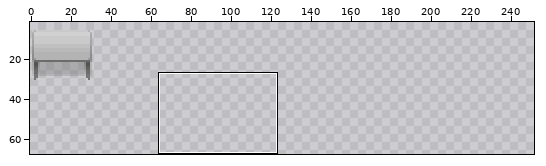
Sprite sheet -- data/art/OBJ_TILESET.png. The picture above shows the old version from afar; the outline marks the close-up.
Close-up. The starting point:
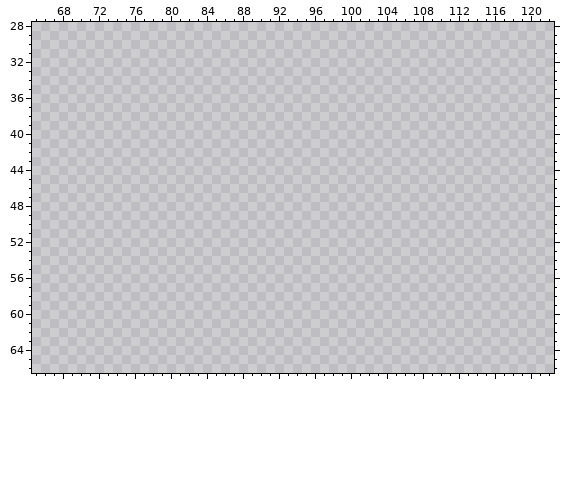
The file is 256x256 pixels. Pixels under 10% opacity are left out. Colours within 5 levels of each other are drawn and written as one. Shown: x 65..122, y 28..66. The wide view leaves out empty margins. The commit also changed other parts of the picture, which this record leaves out.
After:
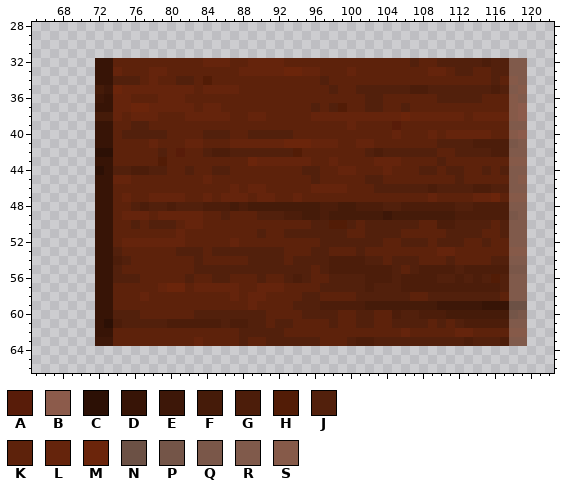
Palette (. is transparent): A #581c09  B #8c5b4b  C #2c1005  D #371406  E #3d1708  F #451b09  G #4c1d0a  H #521c06  J #52200c  K #5d220b  L #65240c  M #6b250b  N #6c5145  P #745548  Q #7a5749  R #805a4b  S #865a49
Changes in this commit:
y 32: x 72..119 ................................................ -> DDKKKKKKKKKKLLLKKLLLLKKKKKKKKKKKKKKJKKJJJJJGJJRR
y 33: x 72..119 ................................................ -> DDLKKKLLKKKKKKKKLLLLLMMLLKKKLKKKKKKKKLLKJJKKJJRR
y 34: x 72..119 ................................................ -> DDJJJKLKKJJKHKKKKKKKKKKKKJKKKKKKKKKKKKKKKKKKJKSR
y 35: x 72..119 ................................................ -> FEMLLLLLLLLKLLLLKKKKKKKKKKJKKJJJJJJGGJJJJJJJGJRS
y 36: x 72..119 ................................................ -> EDLLKKKLLLKKKKKKKKKKKKKKKKKKKKJJKKKKKKJJJJJKKKSR
y 37: x 72..119 ................................................ -> DDLLMMLLLLLKLLKKKKKKKKKKJKJHKKJJKKJKKKKKKKKKKKSB
y 38: x 72..119 ................................................ -> FFLKLLLKKKLLLLLKKLLKKKKKLLLLLLLLLLMLLLLLLKLLLLSB
y 39: x 72..119 ................................................ -> DDKKJJKKKKKKKKKKKKKKKKKKKKKKLKKKKAKKKKKKKKKKKKRR
y 40: x 72..119 ................................................ -> DDKJJJJJKKKKJJJKKJJJJJKKKKKKKKKKKLKKKLKLLLLLKKSB
y 41: x 72..119 ................................................ -> DDKKKKLKKKLLKKKLLLLLLMMMLLLKKLLKKKKKKKJJJJGGGGQR
y 42: x 72..119 ................................................ -> CCKKKKKJKAKKJGGJJJJJJJHKKKKKKKJGJJJJJJKKJJJJGGRR
y 43: x 72..119 ................................................ -> DDKKKKKHKKKKKKKKKMLLLLLLKKLKKKKLLLKKKKJKKKKKKKSS
y 44: x 72..119 ................................................ -> CDJJGGJJKKJKKJJKKKKKKKKJJKKLLKKKLKKKJJKJJKKJKJRR
y 45: x 72..119 ................................................ -> DDLLKKKKKKKKLKKKKKKKKKKKJKKKKKJJKKKKKKKKJKKKKKRS
y 46: x 72..119 ................................................ -> DDKKKKKKKKKKKKKLKLLKKKKKLLLLKKKJJJJJJGJJJJGGJJRR
y 47: x 72..119 ................................................ -> DDKLKKLLLLKKLKLLLKLLKKLKKKKKKKKKKKKKKLKKKKLLMKSS
y 48: x 72..119 ................................................ -> DDKKJGJJGJJJGGGFGFFFFFFFFGGFFGGGJJGGGGGGJJGGGGRR
y 49: x 72..119 ................................................ -> DDKLLLKLLLLLKKJKKKJJJGGFFGFFFFFFEFFFFFFFGGGGGGQR
y 50: x 72..119 ................................................ -> DDKKJKJJJKLLKKKKKKKKKKKKJJHHJKJJJJJJKKGGJJJJKJRR
y 51: x 72..119 ................................................ -> DDKKKKKKKLKKKKKKKKJKKJJJJJJJKKJJJJKKKKKJJJJKKJRR
y 52: x 72..119 ................................................ -> DDKLLLLLLLKKKKKLKKKKKKKKKJJJJJJJKKJJJKJJJKKJKKRR
y 53: x 72..119 ................................................ -> DDJKKKKKKJJJKJJJJJJJJKKKJJKKKJKKKKKKKKLLKKKKKKSS
y 54: x 72..119 ................................................ -> DDGJKKKKKKKJKKKKKJJJJKJJJJGGGGJJKJJJKKKJKKKKJJRR
y 55: x 72..119 ................................................ -> DDJKKKKKKKKJJJJJJJJJJJJJKJGGGGGGGJKJGGGGJGGGGGQQ
y 56: x 72..119 ................................................ -> DDJJJKKKKKJKKJJKKKJKKJGJKKJJJJGGGJGGGGJJGJGJHJRR
y 57: x 72..119 ................................................ -> DDKKKKKLMMKLLLLLKKLLLKKKKJJJJJGJJJGGGGGGGGGGGJRR
y 58: x 72..119 ................................................ -> DDKKKLKKKKKKKKKLKLLKKKKJJKKKKJJJJJJKKJJJJJJJJKRR
y 59: x 72..119 ................................................ -> DDKKKKKKKKKKKKKKKLKKKKJJJGGGGGFFFFFFFFEEEEEDDDNN
y 60: x 72..119 ................................................ -> DDJJJKKKKKKJJJJJJJJKKKKJJJJKKJJKKGJJGGGFFFFFFFPQ
y 61: x 72..119 ................................................ -> DCGJJJJJGGGGGGJGGJJKJJKKKKJKKJJKKJJJJKJKJGGGGGRR
y 62: x 72..119 ................................................ -> DDKKKKKKKKKKKKKKJJJJJKKKKKKKKKKKKKLKKKKKLLKKKKSS
y 63: x 72..119 ................................................ -> EEKKKKKKKKKLKKKKJKKJJJJJJKKKJGGJJJJJJJJJJGJJJGRR
